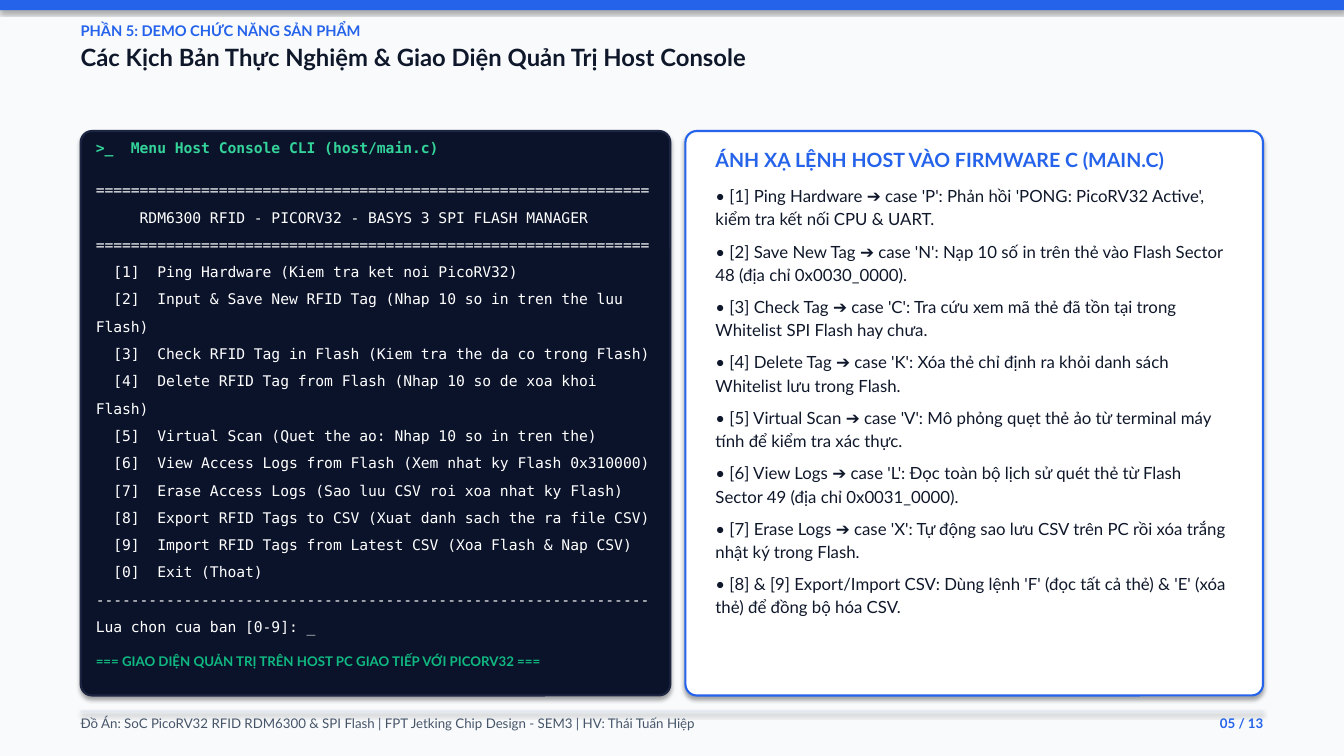
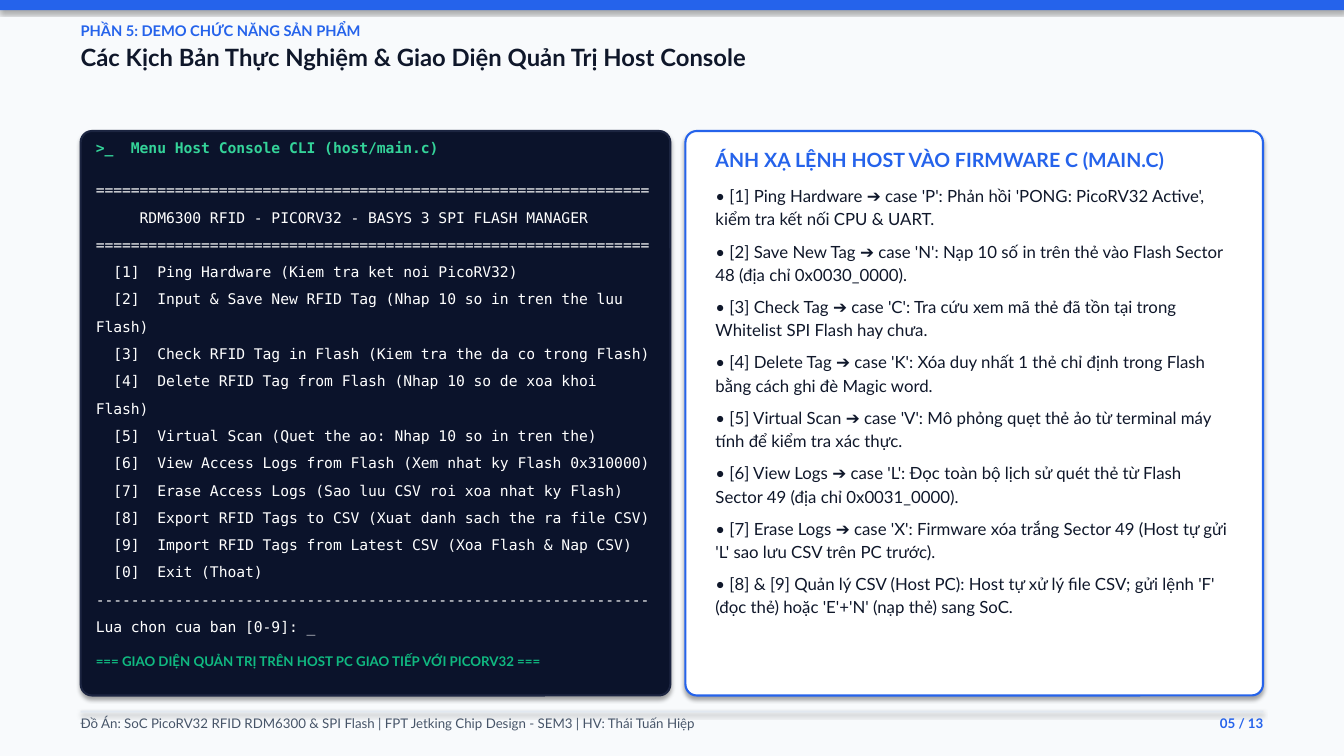
Before and after one commit to thaituanhiep/uart-fifo-rfid-asic, a slide deck: slide 5 of rdm6300-picorv32-rom-data/document/Bao_Cao_Do_An_RDM6300_PicoRV32_SoC.pptx. Drawn at 1344x756 pixels with LibreOffice and Linux fonts; fonts in the diff are those of the drawing. Boxes give left, top, right and bottom in pixels: in the first picture for what was removed or moved away, otherwise in the second. Text is boxed around its words. In the diff, an @@ line names an element or a change of style, - is before the commit and + after.

```diff
--- a/rdm6300-picorv32-rom-data/document/Bao_Cao_Do_An_RDM6300_PicoRV32_SoC.pptx
+++ b/rdm6300-picorv32-rom-data/document/Bao_Cao_Do_An_RDM6300_PicoRV32_SoC.pptx
@@ text at box(715, 354, 1205, 395): text changed @@
-• [4] Delete Tag ➔ case 'K': Xóa thẻ chỉ định ra khỏi danh sách Whitelist lưu trong Flash.
+• [4] Delete Tag ➔ case 'K': Xóa duy nhất 1 thẻ chỉ định trong Flash bằng cách ghi đè Magic word.
@@ text at box(715, 521, 1226, 616): text changed @@
-• [7] Erase Logs ➔ case 'X': Tự động sao lưu CSV trên PC rồi xóa trắng nhật ký trong Flash.
-• [8] & [9] Export/Import CSV: Dùng lệnh 'F' (đọc tất cả thẻ) & 'E' (xóa thẻ) để đồng bộ hóa CSV.
+• [7] Erase Logs ➔ case 'X': Firmware xóa trắng Sector 49 (Host tự gửi 'L' sao lưu CSV trên PC trước).
+• [8] & [9] Quản lý CSV (Host PC): Host tự xử lý file CSV; gửi lệnh 'F' (đọc thẻ) hoặc 'E'+'N' (nạp thẻ) sang SoC.
```
Also in this commit, not shown: 2 other slides changed, 19 other files.
